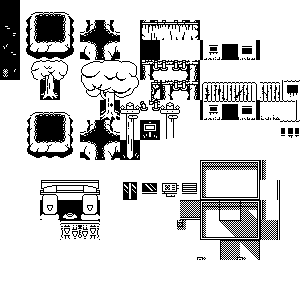
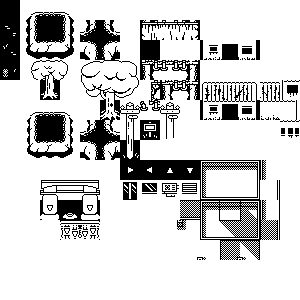
Revision of a layered w=300, h=300 image; what changed, layer by layer:
removed layer "Rectangle 4" over <box>120,160,200,180</box>
added layer "Layer 94" above "Layer 93" over <box>187,169,193,173</box>
added layer "Layer 93" above "Layer 92" over <box>167,168,173,172</box>
added layer "Layer 92" above "Layer 91" over <box>147,167,151,173</box>
added layer "Layer 91" above "Rectangle 5" over <box>129,167,133,173</box>
added layer "Rectangle 5" above "Background" over <box>120,160,200,180</box>
